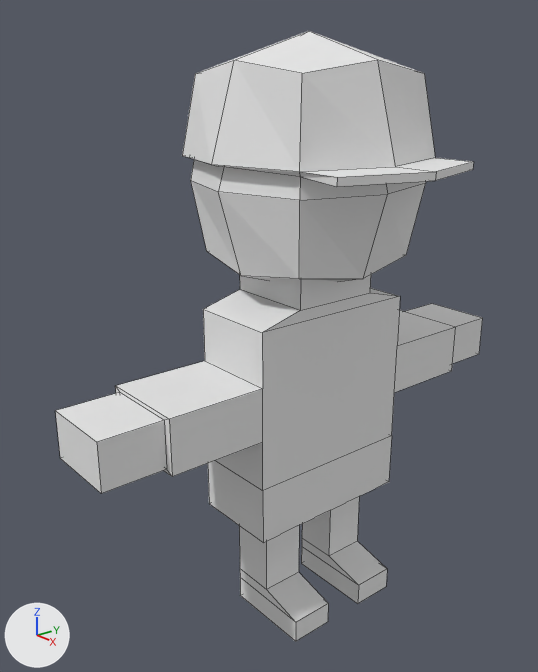
One commit to the Blender file game/Assets/Models/ProtoFirefighter.blend: the scene before it, then after it.
Before and after are seen from a 50 mm camera at (2.7, -2.19, 2.17) aimed at (0.26, -0.18, 1.07). The lights are fixed; the arrows at lower left show +X, +Y and +Z. Mesh edges are drawn as thin lines.

In view in the first picture: 'Body', 'Hand', 'Hand.001', 'Head', 'Helmet', 'Leg', 'Leg.001', 'Waist'.
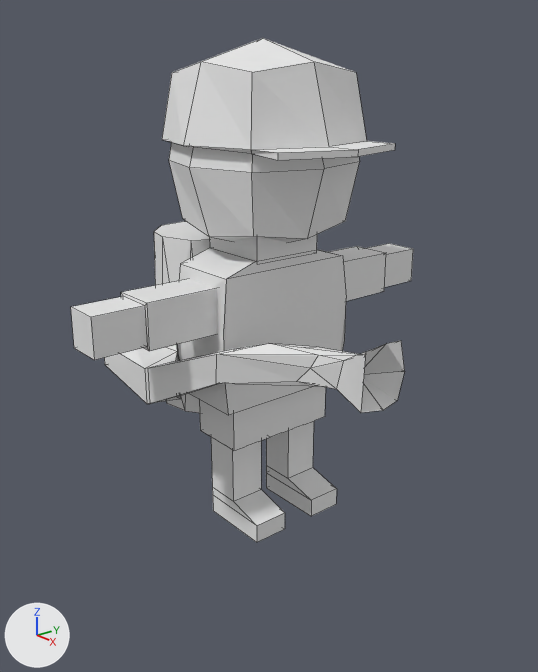
Where the newer file only moved an object's origin or applied its transform, the numbers keep the older frame.

Where the change shows, as pixel boxes [x1, y1, x2, y2] in the pictures (538 x 672 px):
'Body', reshaped, moved (15% narrower, 18% shorter): before [203, 288, 400, 491]; after [178, 248, 346, 415]
'Helmet', moved: before [182, 31, 473, 187]; after [162, 38, 395, 160]
'Head', moved: before [191, 159, 426, 310]; after [169, 142, 360, 264]
'Hand', reshaped, moved: before [56, 361, 263, 493]; after [71, 279, 218, 360]
'Cylinder', added: after [104, 221, 405, 413]
'Waist', mesh rescaled: before [208, 436, 392, 543]; after [199, 386, 326, 451]
'Leg', moved: before [239, 526, 328, 642]; after [211, 437, 285, 542]
'Leg.001', moved: before [301, 497, 387, 604]; after [266, 421, 337, 516]
'Hand.001', reshaped, moved: before [394, 304, 483, 393]; after [329, 243, 413, 301]

What changed in the scene script:
```text
Change me_cube_006:
    used by ob_hand_001; location = (0.619, -0.295, 0.427); scale = (0.464, 0.464, 0.464)
    remove me_cube_006.from_pydata(...)  # 16 vertices, 13 faces; spans x -0.387..0.387, y 0.771..2.136, z 1.037..1.493
    add me_cube_006.from_pydata(...)  # 16 vertices, 14 faces; spans x -0.232..0.232, y -0.479..1.425, z -0.428..0.028
    me_cube_006 part 1: the whole mesh is rebuilt
Change me_cube_005:
    used by ob_hand; location = (0.619, -0.295, 0.427); scale = (0.464, 0.464, 0.464)
    remove me_cube_005.from_pydata(...)  # 16 vertices, 13 faces; spans x -0.387..0.387, y -2.136..-0.771, z 1.037..1.493
    add me_cube_005.from_pydata(...)  # 16 vertices, 14 faces; spans x -0.225..0.239, y -1.317..0.587, z -0.428..0.028
    me_cube_005 part 2: the whole mesh is rebuilt
Change me_cube_004:
    where me_cube_004.from_pydata(...)  # 18 vertices, 13 faces; spans x -0.194..0.592, y 0.193..0.578, z -0.864..0.113
    used by ob_leg_001; location = (0.619, -0.295, 0.427); scale = (0.464, 0.464, 0.464)
    me_cube_004 part 3: the whole mesh is moved by (0.0, -0.431, 0.0)
Change me_cube_003:
    where me_cube_003.from_pydata(...)  # 20 vertices, 13 faces; spans x -0.194..0.592, y -0.578..-0.193, z -0.864..0.113
    used by ob_leg; location = (0.619, -0.295, 0.427); scale = (0.464, 0.464, 0.464)
    me_cube_003 part 4: the whole mesh is moved by (0.0, 0.431, 0.0)
Change me_cube_002:
    where me_cube_002.from_pydata(...)  # 42 vertices, 11 faces, 1 loose edge; spans x -0.39..0.39, y -0.77..0.77, z 0.11..0.6
    used by ob_waist; location = (0.619, -0.295, 0.427); scale = (0.464, 0.464, 0.464)
    me_cube_002 part 5: the whole mesh is scaled about its middle by (0.786, 0.832, 1), then moved by (-1.34, 0.64, 0.01)
Change me_cube:
    used by ob_body; location = (0.619, -0.295, 0.427); scale = (0.464, 0.464, 0.464)
    remove me_cube.from_pydata(...)  # 20 vertices, 10 faces; spans x -0.39..0.39, y -0.77..0.77, z 0.6..2.05
    add me_cube.from_pydata(...)  # 20 vertices, 9 faces; spans x -0.41..0.41, y -0.81..0.81, z 0.57..2.08
    me_cube part 6: the whole mesh is rebuilt
Add me_cylinder:
    me_cylinder.from_pydata(...)  # 141 vertices, 107 faces; spans x -1.0..5.05, y -2.2..1.0, z -2.28..1.0
Change ob_head:
    ob_head.location: (0.619, -0.295, 0.427) -> (0.0, 0.0, 0.434)
Change ob_hand_001:
    ob_hand_001.location: (0.619, -0.295, 0.427) -> (0.0, 0.33, 1.277)
Change ob_hand:
    ob_hand.location: (0.619, -0.295, 0.427) -> (0.0, -0.34, 1.277)
Change ob_leg_001:
    ob_leg_001.location: (0.619, -0.295, 0.427) -> (0.0, 0.2, 0.434)
Change ob_leg:
    ob_leg.location: (0.619, -0.295, 0.427) -> (0.0, -0.2, 0.434)
Change ob_helmet:
    ob_helmet.location: (0.619, -0.295, 0.427) -> (0.0, 0.0, 0.434)
Change ob_body:
    ob_body.location: (0.619, -0.295, 0.427) -> (0.0, 0.0, 0.434)
Add ob_cylinder:
    ob_cylinder = bpy.data.objects.new('Cylinder', me_cylinder)
    ob_cylinder.location = (-0.446, 0.0, 1.145)
    ob_cylinder.scale = (0.278, 0.278, 0.278)
    _m = ob_cylinder.modifiers.new('Decimate', 'DECIMATE')
    _m.ratio = 0.436
```
